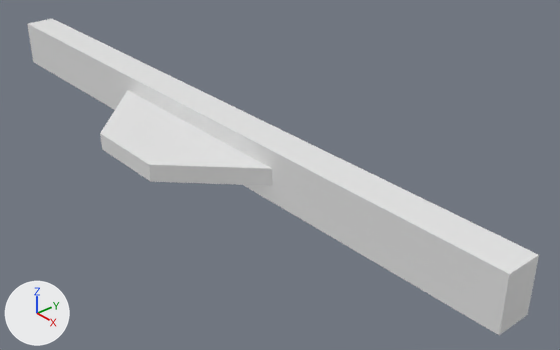
The Blender file Blender_Models/Deur_parts/Slider_Deur.blend: old version first, new version second.
The view is the same before and after, from a 50 mm lens placed at (6.73, -4.29, 3.8), pointed at (0.92, 0.77, -0.35). The lights are fixed; the arrows at lower left show +X, +Y and +Z.
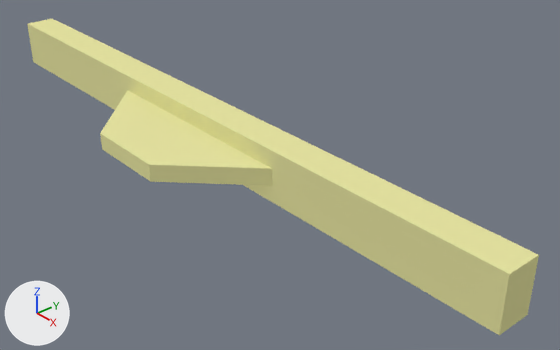
The newer file is also turned or shifted as a whole; pictures and numbers use the older file's frame.

Boxes (x1, y1, x2, y2) around the edits, measured in the pictures (560 x 350 px):
part 1 of me_cube_001, recoloured (white to beige): (27, 19, 539, 335) in both

What the commit changed:
Material 'Basic_Color' (mat_basic_color) is new.
Its base color is (0.8, 0.78, 0.361) (beige #e7e5a2).
Material 'Rood' (mat_rood) is new.
Its base color is (1.0, 0.0, 0.0) (red #ff0000).
me_cube_001 has 367 vertices, 347 faces and spans x -42.0..42.0, y -1.0..1.0, z -3.2..3.2.
me_cube_001 is used by ob_cube; location (0.0, 0.0, 0.0); rotation (1.571, 0.0, 0.0), in degrees (90, 0, 0); scale (0.1, 0.3, 0.2).
me_cube_001 part 1: 183 of the faces centred in x -42.0..42.0, y -1.0..1.0, z -3.2..3.2 switch from no material to mat_basic_color (beige #e7e4a2).
me_cube_001 now uses material mat_rood (red #ff0000).
